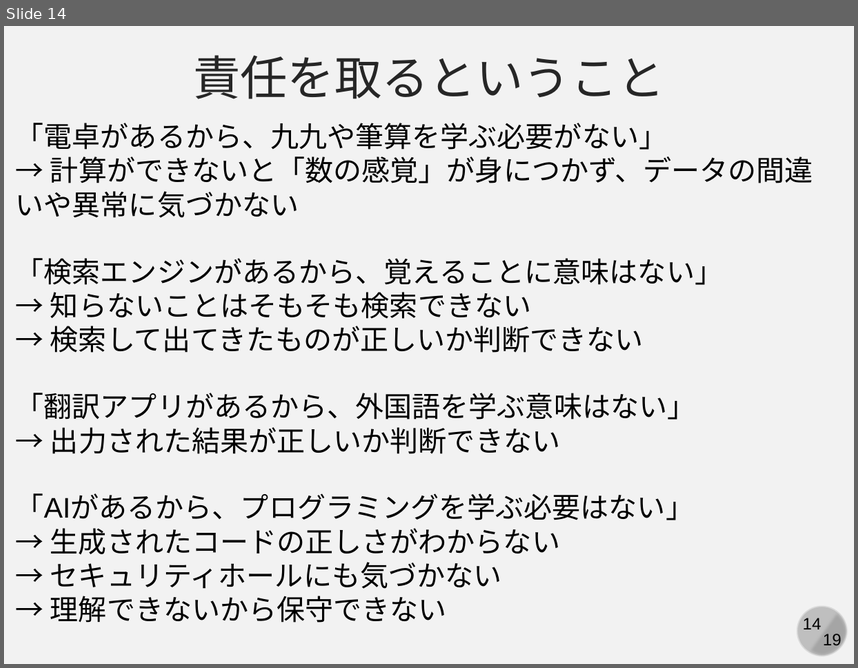
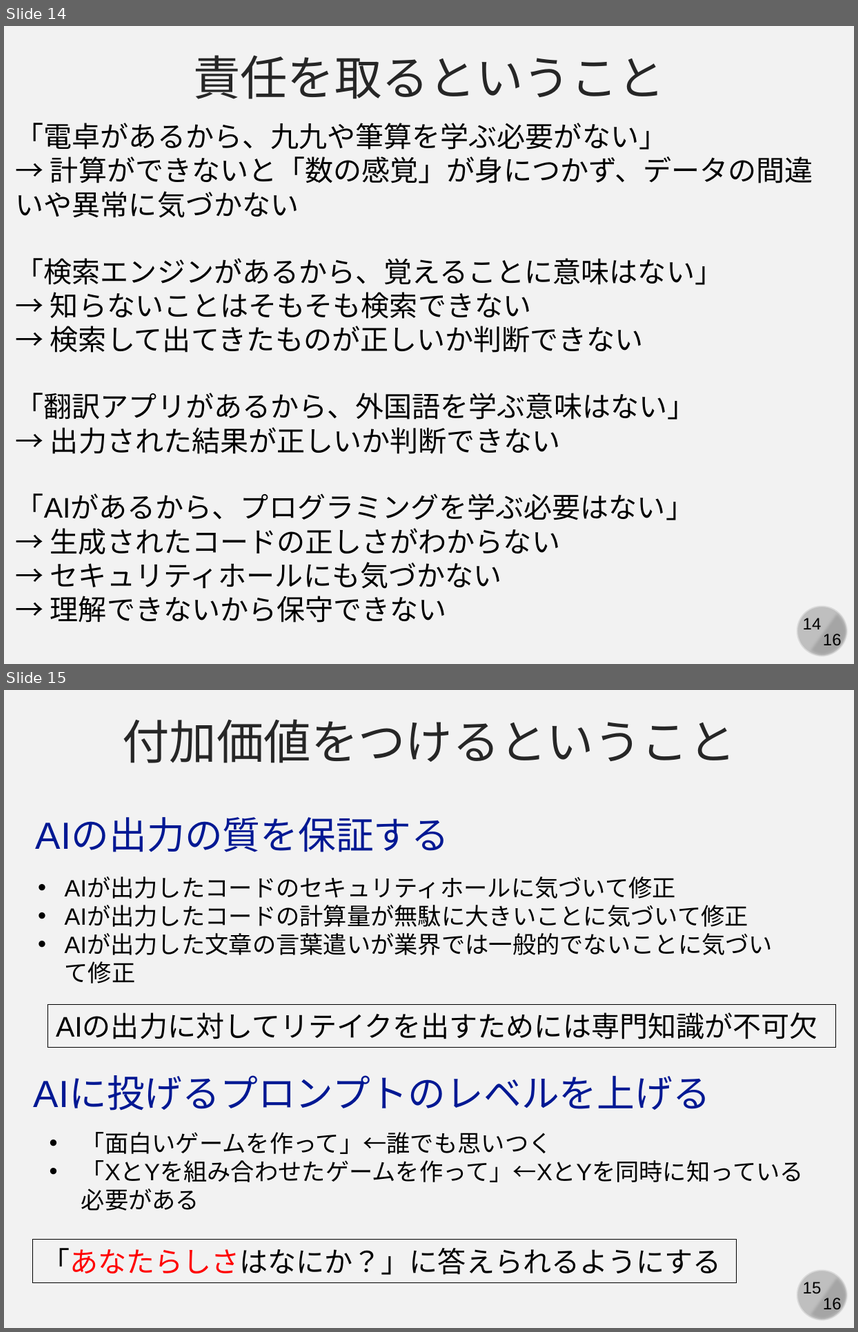
Before and after one commit to kaityo256/lab_startup, a slide deck: generative_ai/generative_ai_and_us.pptx. Shown one above the other, each under a label of ours: slide 14 before the commit, slides 14 and 15 after it. The pictures are 858x668 and 858x1332 pixels, drawn with LibreOffice and Linux fonts; fonts in the diff are those of the drawing. Boxes give left, top, right and bottom in pixels: in the first picture for what was removed or moved away, otherwise in the second. Text is boxed around its words. In the diff, an @@ line names an element or a change of style, - is before the commit and + after.

```diff
--- a/generative_ai/generative_ai_and_us.pptx
+++ b/generative_ai/generative_ai_and_us.pptx
@@ slide 15 added at bbox=[4, 690, 854, 1328], background #F2F2F2; not listed: 4 template elements that a slide beside it also shows @@
@@ text added at bbox=[123, 719, 736, 763], 40 pt, text #262626 @@
+付加価値をつけるということ
@@ text added at bbox=[36, 818, 450, 852], 32 pt, text #011893 @@
+AIの出力の質を保証する
@@ text added at bbox=[65, 877, 749, 927], 20 pt, text #000000 @@
+• AIが出力したコードのセキュリティホールに気づいて修正
+• AIが出力したコードの計算量が無駄に大きいことに気づいて修正
+• AIが出力した文章の言葉遣いが業界では一般的でないことに気づいて修正
@@ rectangle added at bbox=[47, 1005, 835, 1047], outline #000000 0.75 pt, 24 pt, text #000000 @@
+AIの出力に対してリテイクを出すためには専門知識が不可欠
@@ text added at bbox=[34, 1077, 711, 1110], 32 pt, text #011893 @@
+AIに投げるプロンプトのレベルを上げる
@@ text added at bbox=[81, 1132, 804, 1182], 20 pt, text #000000 @@
+• 「面白いゲームを作って」←誰でも思いつく
+• 「XとYを組み合わせたゲームを作って」←XとYを同時に知っている必要がある
@@ rectangle added at bbox=[33, 1239, 737, 1281], outline #000000 0.75 pt, 24 pt, text #000000 @@
+「あなたらしさはなにか？」に答えられるようにする
@@ slide 14 changed as well @@
@@ text at bbox=[823, 633, 842, 649]: text changed @@
-19
+16
```
Also in this commit, not shown: 14 other slides changed.
